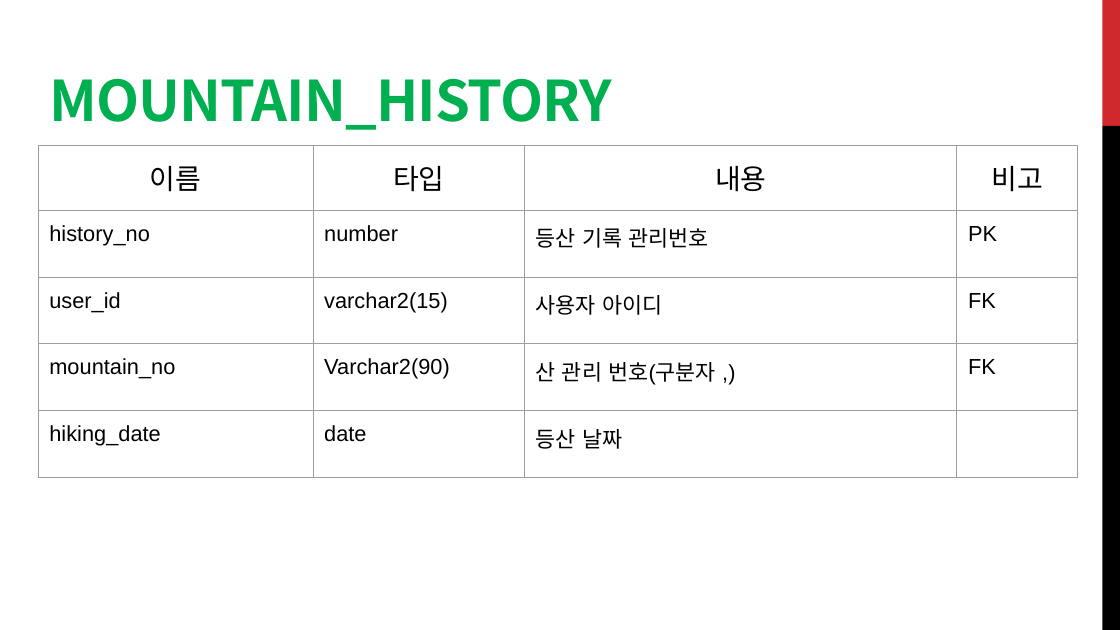
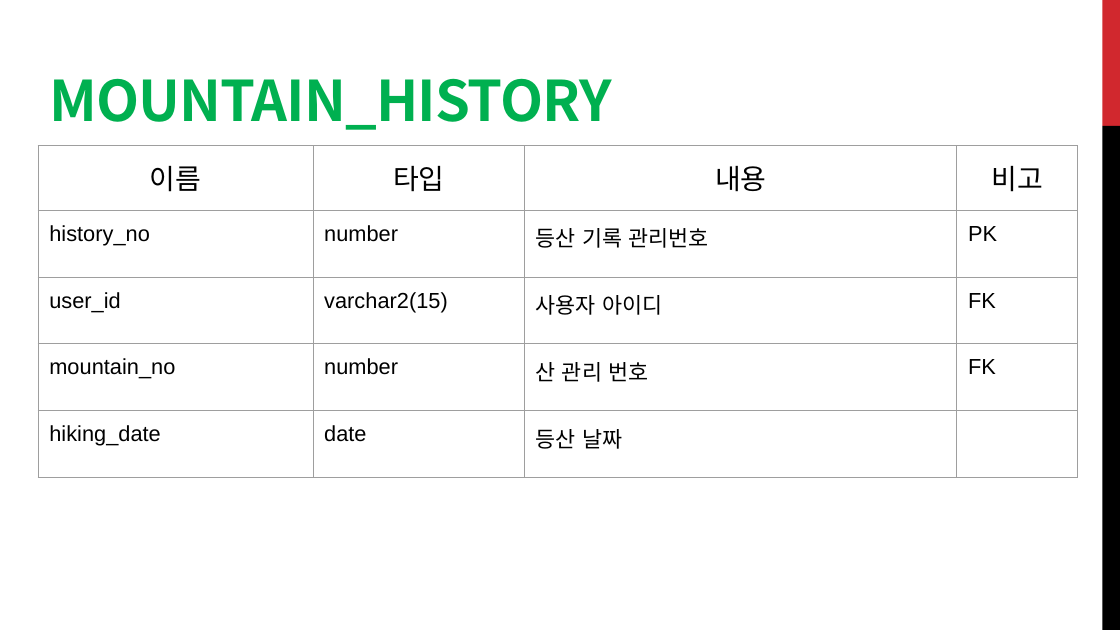
Before and after one commit to dta987/WebProject, a slide deck: slide 6 of WebContent/common/5조.YamaManProject.pptx. Drawn at 1120x630 pixels with LibreOffice and Linux fonts; fonts in the diff are those of the drawing. Boxes give left, top, right and bottom in pixels: in the first picture for what was removed or moved away, otherwise in the second. Text is boxed around its words. In the diff, an @@ line names an element or a change of style, - is before the commit and + after.

Commit message:
ppt 수정 테이블 생성 메모장 변경 커맨드 리스트에 history 커맨드들 추가 history컨트롤러 추가

```diff
--- a/WebContent/common/5조.YamaManProject.pptx
+++ b/WebContent/common/5조.YamaManProject.pptx
@@ table at [38, 146, 1077, 477] @@
-row 4, column 2: Varchar2(90)
+row 4, column 2: number
-row 4, column 3: 산 관리 번호(구분자 ,)
+row 4, column 3: 산 관리 번호
```
Also in this commit, not shown: 7 other files.
